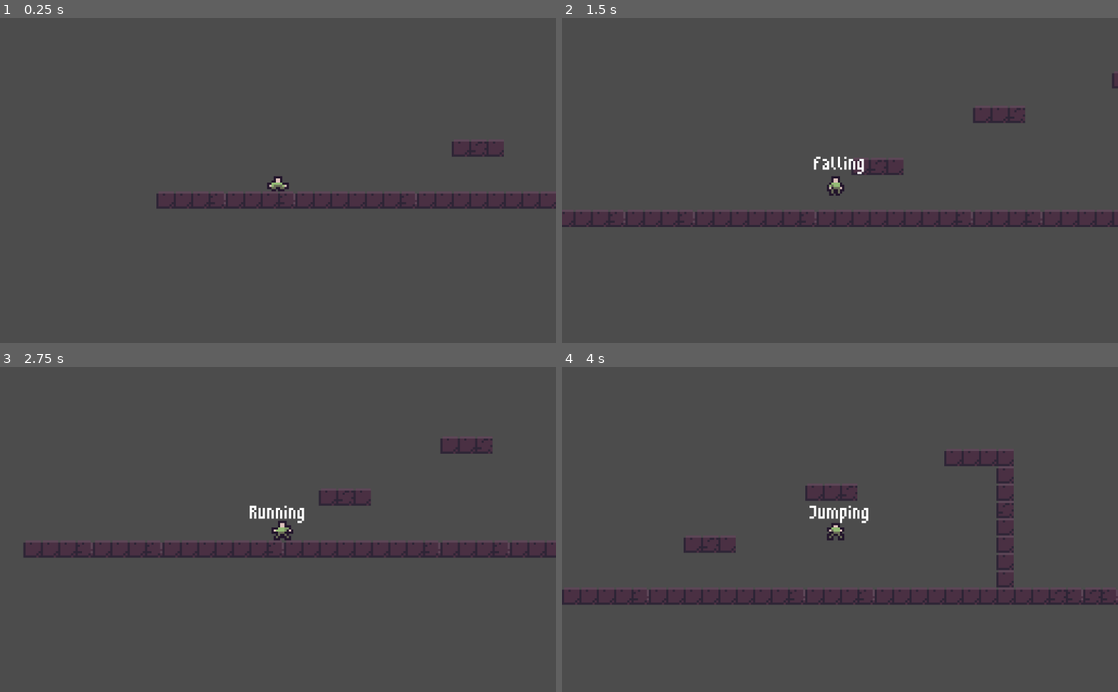
Above: before the commit, frames 1-4 (two rows, left to right).
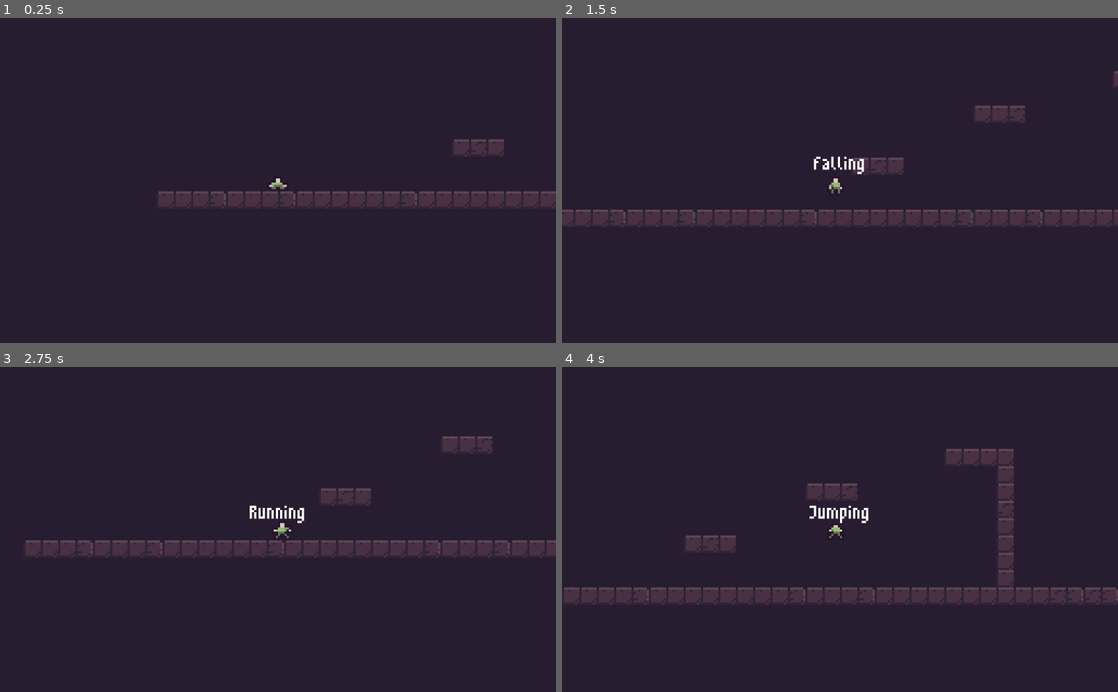
Above: after the commit, the same moments.

Repository: AGPritchard/state-machine
Game: Godot game, scene res://src/world/world.tscn
The game is run twice, just before and just after one commit, with the same random seed, the same clock (stepped at 60 frames per second) and the same inputs. The project has no main scene, so this scene is started directly.
Inputs:
- Up to frame 1 (0.25 s): no input
- Up to frame 2 (1.5 s): hold D (move_right) from 0.53 s (still down); tap Space (jump) at 0.77 s
- Up to frame 3 (2.75 s): tap Space (jump) at 1.52 s; release D (move_right) at 2.03 s; hold A (move_left) from 2.03 s (still down)
- Up to frame 4 (4 s): release A (move_left) at 2.78 s; hold D (move_right) from 2.78 s (still down); tap Space (jump) at 3.02, 3.77 s

The runs differ from the first frame. In frame 1, 96% of the frame differs, in the area x 0-100%, y 0-100%; in frame 2, 93%; in frame 3, 94%; in frame 4, 92%.

Commit message:
Add background colour

Diff:
--- /dev/null
+++ b/src/world/world.gd
@@ -0,0 +1,4 @@
+extends Node2D
+
+func _ready() -> void:
+	VisualServer.set_default_clear_color(Color8(41, 30, 49, 255))
--- a/src/world/world.tscn
+++ b/src/world/world.tscn
@@ -1,7 +1,8 @@
-[gd_scene load_steps=9 format=2]
+[gd_scene load_steps=10 format=2]
 
 [ext_resource path="res://src/player/player.tscn" type="PackedScene" id=1]
 [ext_resource path="res://assets/tileset/platformer.png" type="Texture" id=2]
+[ext_resource path="res://src/world/world.gd" type="Script" id=3]
 
 [sub_resource type="ConvexPolygonShape2D" id=1]
 points = PoolVector2Array( 0, 0, 8, 0, 8, 8, 0, 8 )
@@ -73,6 +74,7 @@
 0/z_index = 0
 
 [node name="World" type="Node2D"]
+script = ExtResource( 3 )
 
 [node name="TileMap" type="TileMap" parent="."]
 tile_set = SubResource( 6 )
